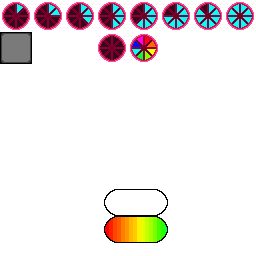
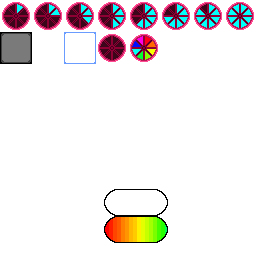
Two versions of the same layered image (256 × 256). Layer-by-layer changes:
painted on "HUD.png" over bbox(64, 32, 96, 64)
